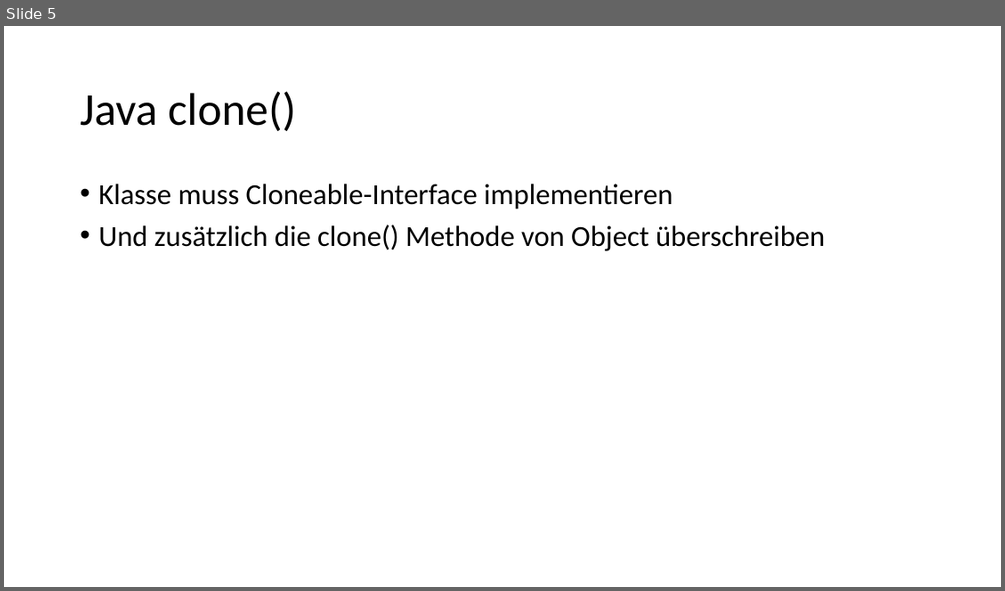
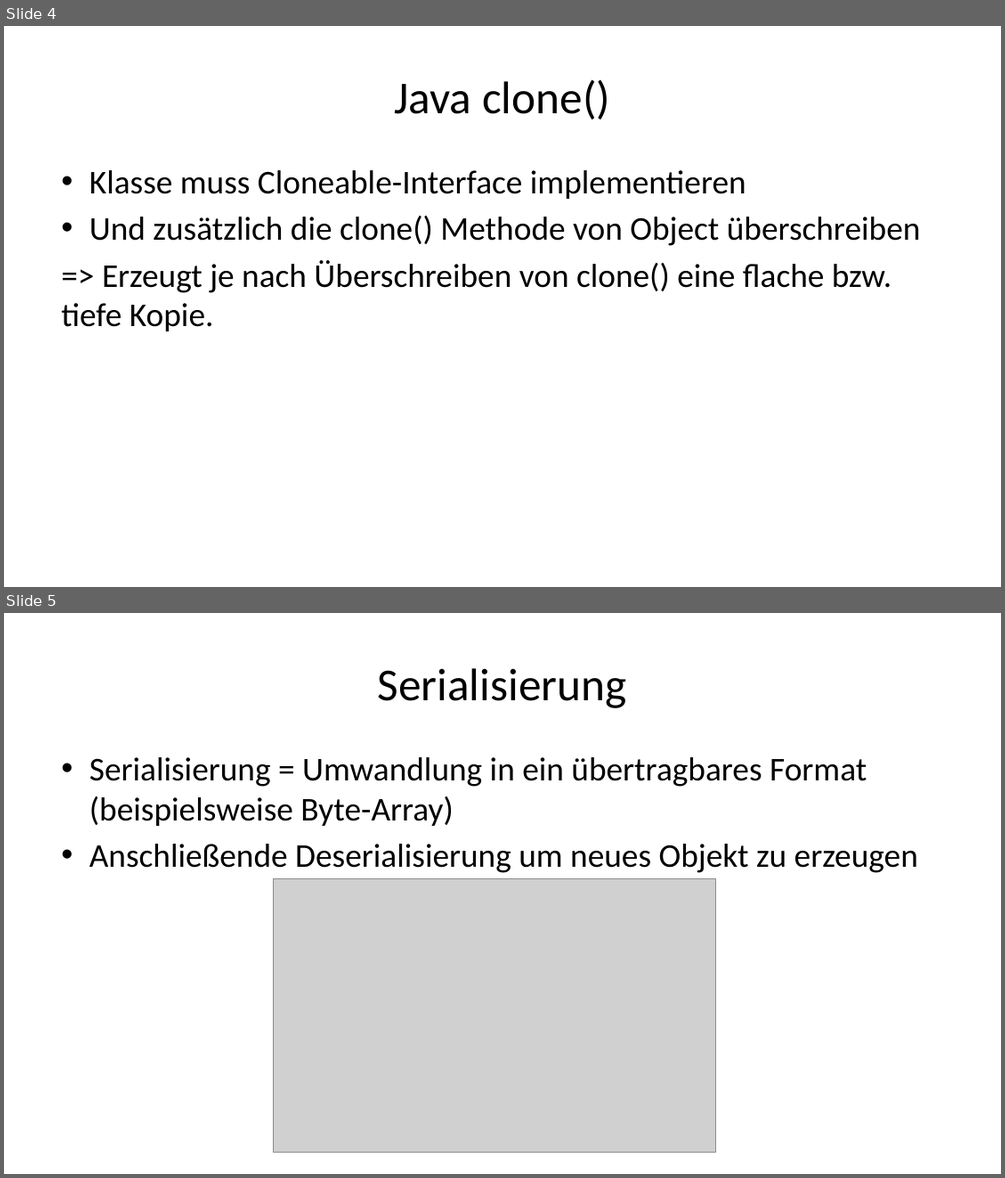
Before and after one commit to doubleSlashde/brownbagLunchCloneObjectsInJava, a slide deck: Klonen von Objekten in Java.pptx. Shown one above the other, each under a label of ours: slide 5 before the commit, slides 4 and 5 after it. The pictures are 1005x591 and 1005x1178 pixels, drawn with LibreOffice and Linux fonts; fonts in the diff are those of the drawing; grey boxes stand for pictures. Boxes give left, top, right and bottom in pixels: in the first picture for what was removed or moved away, otherwise in the second. Text is boxed around its words. In the diff, an @@ line names an element or a change of style, - is before the commit and + after.

```diff
--- a/Klonen von Objekten in Java.pptx
+++ b/Klonen von Objekten in Java.pptx
@@ slide 5 added at <box>4,613,1001,1174</box>, background #FFFFFF @@
@@ title added at <box>378,668,627,708</box>, 44 pt, text #000000 @@
+Serialisierung
@@ text added at <box>89,757,918,873</box>, 32 pt, text #000000 @@
+• Serialisierung = Umwandlung in ein übertragbares Format (beispielsweise Byte-Array)
+• Anschließende Deserialisierung um neues Objekt zu erzeugen
@@ picture added at <box>273,879,715,1152</box> @@
@@ what was slide 5 is now slide 4 @@
@@ slide 4 changed as well @@
@@ title "Java clone()": place and size @@
-title "Java clone()" at <box>80,91,296,131</box>
+title "Java clone()" at <box>394,79,610,119</box>
@@ title "Java clone()" at <box>394,79,610,119</box>: alignment left to centre; line spacing 0.9 to 1 @@
@@ text "Klasse muss Cloneable-Interface implementieren": place and size @@
-text "Klasse muss Cloneable-Interface implementieren" at <box>98,184,825,251</box>
+text "Klasse muss Cloneable-Interface implementieren" at <box>61,170,921,331</box>
@@ text at <box>89,170,921,246</box>: size 28 to 32 pt in "Klasse muss Cloneable-Interface implementieren", "Und zusätzlich die clone() Methode von Object ..."; indent changed; line spacing 0.9 to 1; less space between paragraphs @@
@@ text at <box>61,260,891,331</box>: paragraph added @@
+=> Erzeugt je nach Überschreiben von clone() eine flache bzw. tiefe Kopie.
```
Also in this commit, not shown: 6 other slides changed, 3 other slides added, 3 slides removed, 2 other files.
